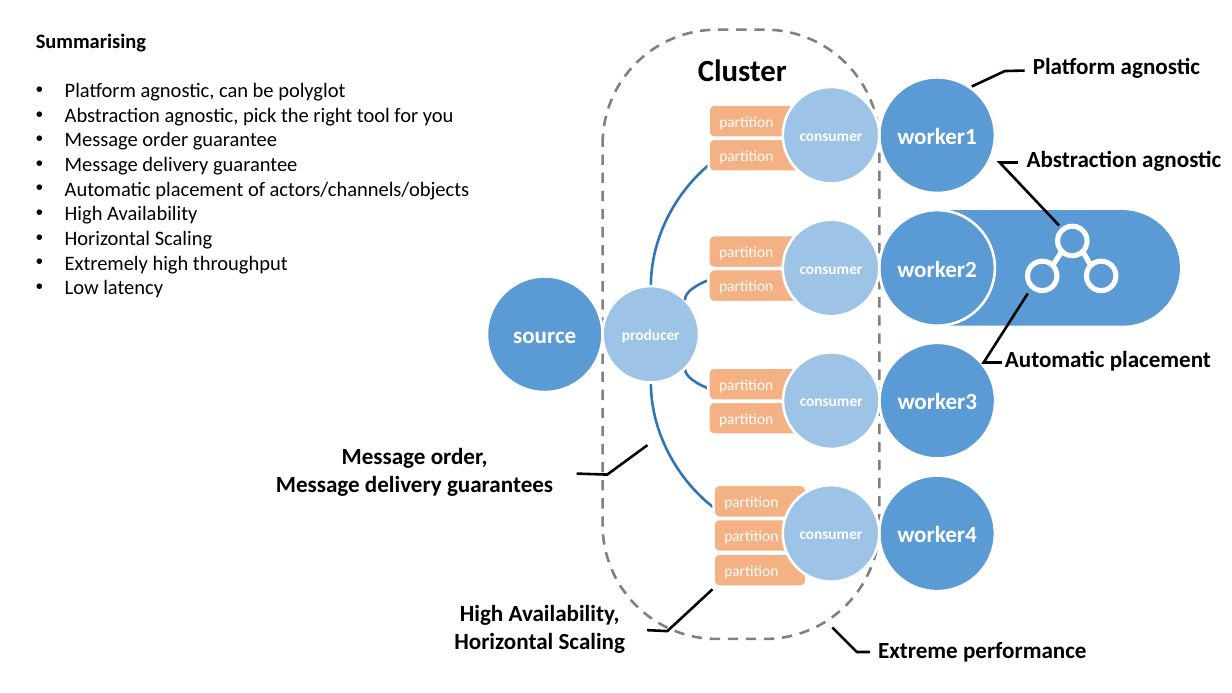
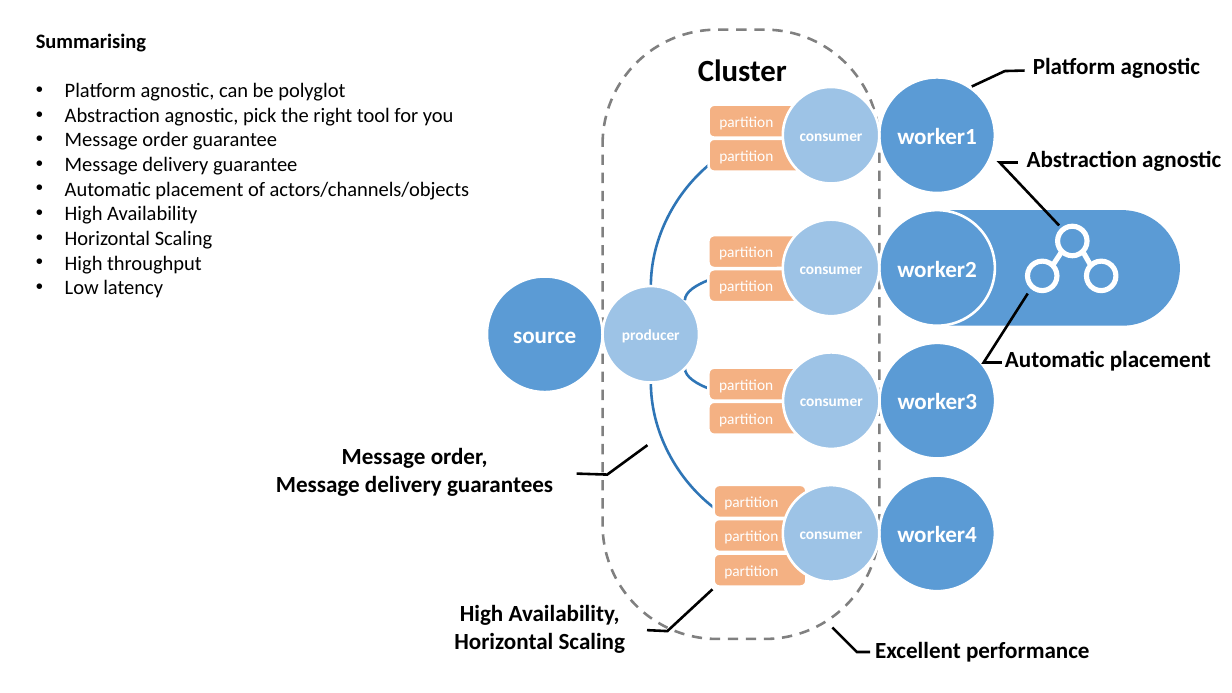
Before and after one commit to rogeralsing/Presentations, a slide deck: slide 11 of ClusterSoftware/cluster.pptx. Drawn at 1232x693 pixels with LibreOffice and Linux fonts; fonts in the diff are those of the drawing. Boxes give left, top, right and bottom in pixels: in the first picture for what was removed or moved away, otherwise in the second. Text is boxed around its words. In the diff, an @@ line names an element or a change of style, - is before the commit and + after.

```diff
--- a/ClusterSoftware/cluster.pptx
+++ b/ClusterSoftware/cluster.pptx
@@ text at (65,255,202,274): text changed @@
-• Extremely high throughput
+• High throughput
@@ text in callout at (875,641,1090,662): text changed @@
-Extreme performance
+Excellent performance
```
Also in this commit, not shown: 2 other slides changed, 1 slide removed.
